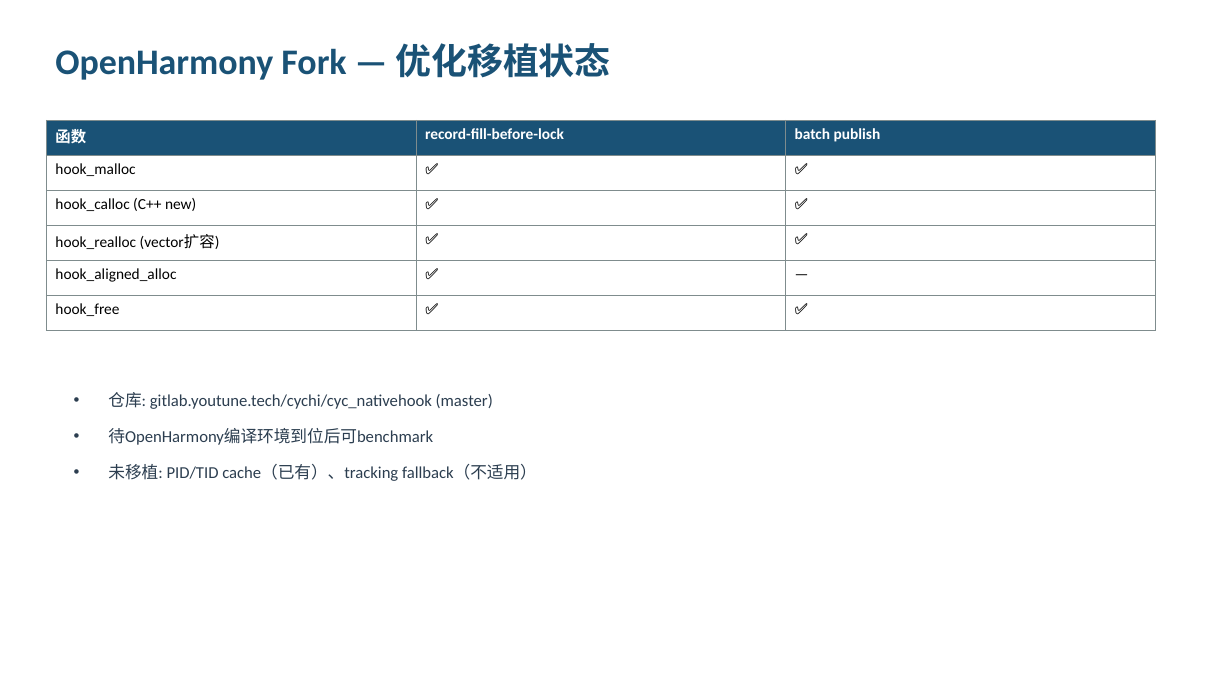
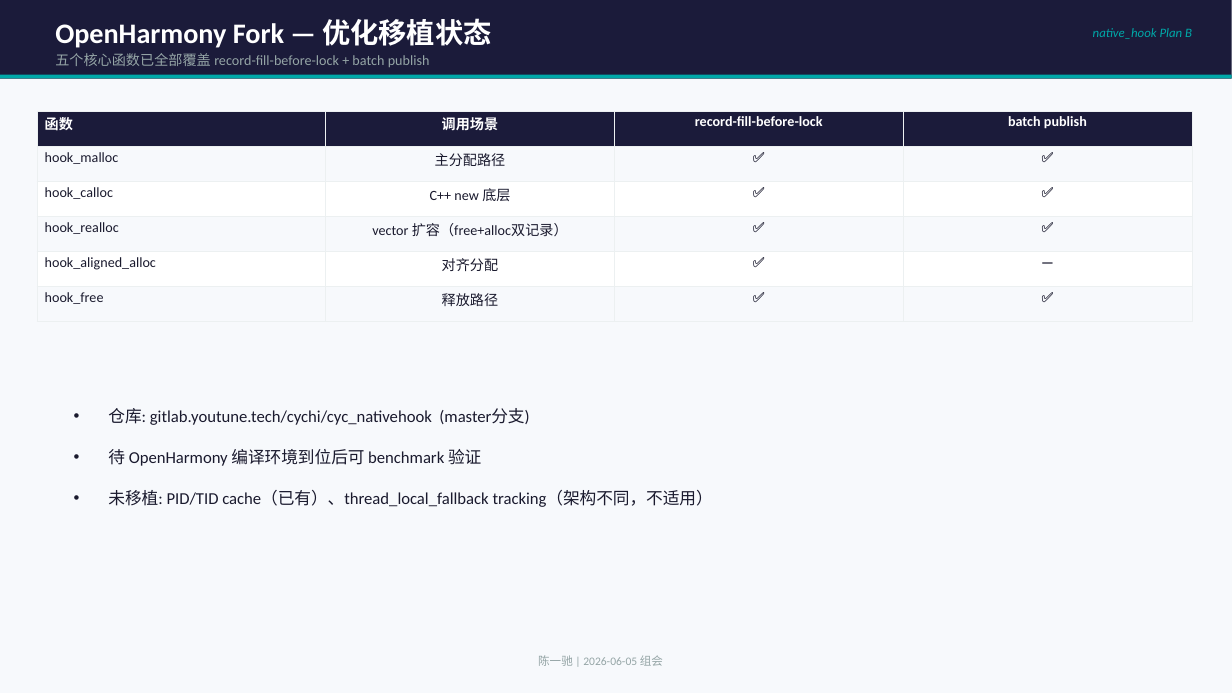
Before and after one commit to YiChiChen1106/Nativehook_linux_planb, a slide deck: slide 8 of presentation/native_hook_progress_2026-06-05.pptx. Drawn at 1232x693 pixels with LibreOffice and Linux fonts; fonts in the diff are those of the drawing. Boxes give left, top, right and bottom in pixels: in the first picture for what was removed or moved away, otherwise in the second. Text is boxed around its words. In the diff, an @@ line names an element or a change of style, - is before the commit and + after.

Commit message:
Redesign PPT: dark theme, cards layout, better visual hierarchy

```diff
--- a/presentation/native_hook_progress_2026-06-05.pptx
+++ b/presentation/native_hook_progress_2026-06-05.pptx
@@ background #FFFFFF to #F7F9FC @@
@@ rectangle added at bbox=[0, 0, 1232, 79], fill #1B1B3A @@
@@ text "OpenHarmony Fork — 优化移植状态": place and size @@
-text "OpenHarmony Fork — 优化移植状态" at bbox=[55, 43, 610, 80]
+text "OpenHarmony Fork — 优化移植状态" at bbox=[55, 18, 491, 48]
@@ text "OpenHarmony Fork — 优化移植状态" at bbox=[55, 18, 491, 48]: size 28 to 22 pt, text colour #1A5276 to #FFFFFF @@
@@ text added at bbox=[1093, 28, 1192, 39], 10 pt, text #00A8A8, italic @@
+native_hook Plan B
@@ text added at bbox=[55, 53, 430, 67], 11 pt, text #95A5A6 @@
+五个核心函数已全部覆盖 record-fill-before-lock + batch publish
@@ rectangle added at bbox=[0, 75, 1232, 79], fill #00A8A8 @@
@@ table at bbox=[37, 111, 1190, 310] @@
-column 1: 函数 | hook_malloc | hook_calloc (C++ new) | hook_realloc (vector扩容) | hook_aligned_alloc | hook_free
+column 1: 函数 | hook_malloc | hook_calloc | hook_realloc | hook_aligned_alloc | hook_free
+column 2: 调用场景 | 主分配路径 | C++ new 底层 | vector 扩容（free+alloc双记录） | 对齐分配 | 释放路径
@@ table: place and size @@
-table at bbox=[46, 120, 1155, 320]
+table at bbox=[37, 111, 1190, 310]
@@ text at bbox=[108, 408, 713, 507]: text changed; text colour #2C3E50 to #1A1A2E @@
-• 仓库: gitlab.youtune.tech/cychi/cyc_nativehook (master)
-• 待OpenHarmony编译环境到位后可benchmark
-• 未移植: PID/TID cache（已有）、tracking fallback（不适用）
+• 仓库: gitlab.youtune.tech/cychi/cyc_nativehook (master分支)
+• 待 OpenHarmony 编译环境到位后可 benchmark 验证
+• 未移植: PID/TID cache（已有）、thread_local_fallback tracking（架构不同，不适用）
@@ text added at bbox=[538, 655, 663, 666], 9 pt, text #95A5A6 @@
+陈一驰 | 2026-06-05 组会
```
Also in this commit, not shown: 8 other slides changed, 1 slide added, 1 slide removed, 2 other files.
